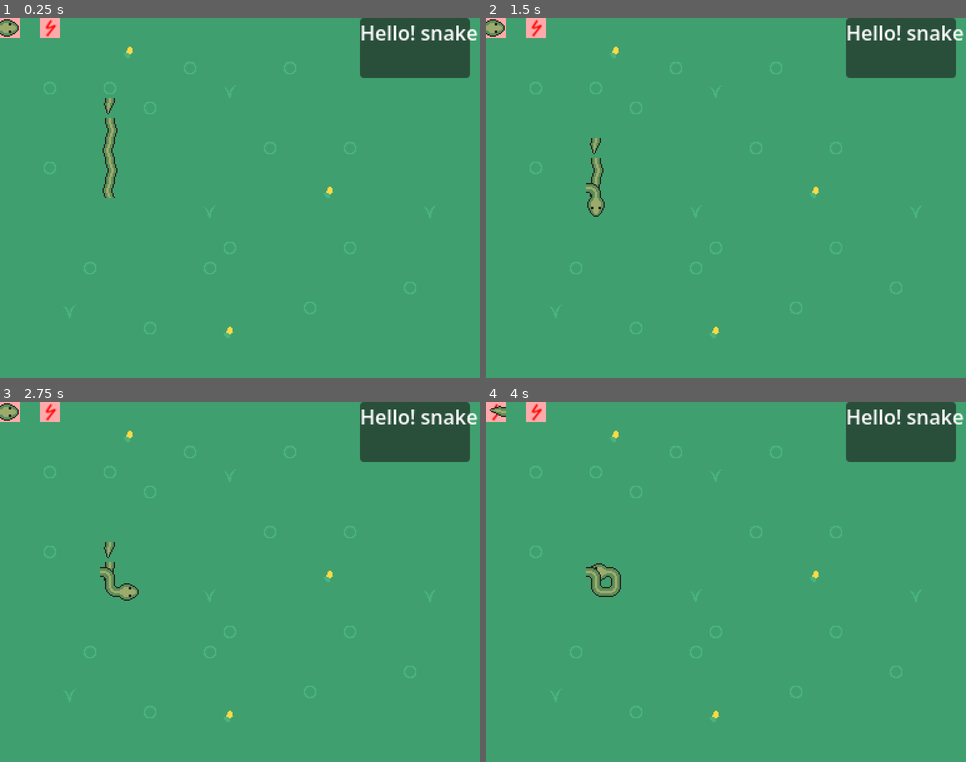
Above: before the commit, frames 1-4 (two rows, left to right).
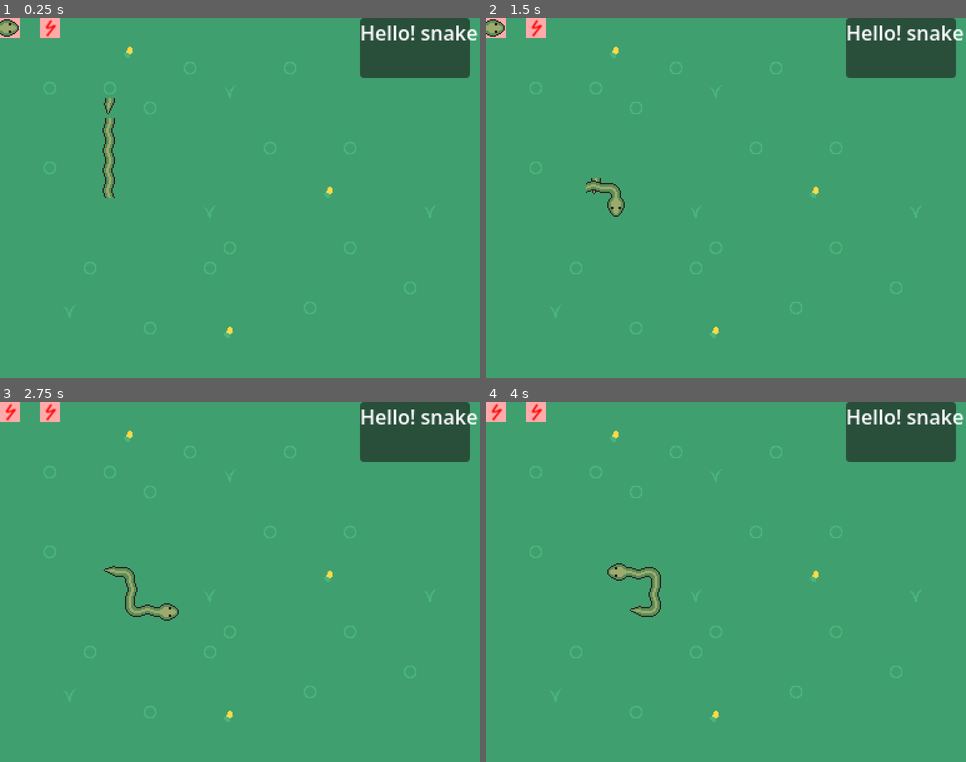
Above: after the commit, the same moments.

Repository: kalgynirae/ld59
Game: Godot game, scene res://scenes/game.tscn
Two runs of this game, one before a commit and one after it. Both use one fixed random seed, a clock stepped at 60 frames per second and the inputs below.
Inputs:
- Up to frame 1 (0.25 s): no input
- Up to frame 2 (1.5 s): tap Enter at 0.5 s; hold L (move_right) 0.53-1.28 s; tap E (extend, bound only after the commit) at 0.6 s; tap R (retract, bound only after the commit) at 0.8, 1.35 s; tap Space at 1.25 s; hold J (move_down) from 1.28 s (still down)
- Up to frame 3 (2.75 s): tap E (extend, bound only after the commit) at 1.55, 2.1 s; tap Enter at 2 s; release J (move_down) at 2.03 s; hold L (move_right) from 2.03 s (still down); tap R (retract, bound only after the commit) at 2.3 s
- Up to frame 4 (4 s): tap Space at 2.75 s; release L (move_right) at 2.78 s; hold K (move_up) 2.78-3.53 s; tap R (retract, bound only after the commit) at 2.85, 3.8 s; tap E (extend, bound only after the commit) at 3.05, 3.6 s; tap Enter at 3.5 s; hold H (move_left) from 3.53 s (still down)

The runs differ from the first frame. In frame 1, 0.2% of the frame differs, in the area x 21-25%, y 29-45%; in frame 2, 0.7%; in frame 3, 1.1%, in the area x 0-38%, y 0-61%; in frame 4, 1.1%.

Commit message:
Extend and retract (E and R keys for now)

Diff:
--- a/project.godot
+++ b/project.godot
@@ -47,6 +47,16 @@
 , Object(InputEventKey,"resource_local_to_scene":false,"resource_name":"","device":0,"window_id":0,"alt_pressed":false, …(185 unchanged characters)…
 ]
 }
+extend={
+"deadzone": 0.2,
+"events": [Object(InputEventKey,"resource_local_to_scene":false,"resource_name":"","device":-1,"window_id":0,"alt_pressed":false,"shift_pressed":false,"ctrl_pressed":false,"meta_pressed":false,"pressed":false,"keycode":69,"physical_keycode":0,"key_label":0,"unicode":101,"location":0,"echo":false,"script":null)
+]
+}
+retract={
+"deadzone": 0.2,
+"events": [Object(InputEventKey,"resource_local_to_scene":false,"resource_name":"","device":-1,"window_id":0,"alt_pressed":false,"shift_pressed":false,"ctrl_pressed":false,"meta_pressed":false,"pressed":false,"keycode":82,"physical_keycode":0,"key_label":0,"unicode":114,"location":0,"echo":false,"script":null)
+]
+}
 
 [physics]
 
--- a/scenes/game.tscn
+++ b/scenes/game.tscn
@@ -2,7 +2,6 @@
 
 [ext_resource type="PackedScene" uid="uid://duxa8pgyfq7m" path="res://scenes/map.tscn" id="1_uwrxv"]
 [ext_resource type="Script" uid="uid://8qlcklp0mepa" path="res://scenes/game.gd" id="1_yqjtg"]
-[ext_resource type="Texture2D" uid="uid://ct6yoppgmyo12" path="res://images/tilesheet_complete.png" id="2_lbhrr"]
 
 [node name="Game" type="Node2D" unique_id=1500510972]
 texture_filter = 1
--- a/scenes/map.gd
+++ b/scenes/map.gd
@@ -23,3 +23,7 @@
 		$Snake.move("down")
 	if Input.is_action_just_pressed("move_up"):
 		$Snake.move("up")
+	if Input.is_action_just_pressed("extend"):
+		$Snake.extend($Snake.head_direction())
+	if Input.is_action_just_pressed("retract"):
+		$Snake.retract()
--- a/scenes/snake.gd
+++ b/scenes/snake.gd
@@ -6,6 +6,9 @@
 var SnakePartScene = preload("res://scenes/snake_part.tscn")
 
 var Part = SnakePart.Part
+
+func head_direction() -> String:
+	return parts[0].direction
 
 func start_at(loc: Vector2i, dir: String):
 	gridlocs.append(loc)
@@ -17,7 +20,6 @@
 
 func add_part():
 	assert(parts.size() > 0)
-	var old_tail = parts[-1]
 	var newloc = GridLoc.move(gridlocs[-1], parts[-1].direction)
 	gridlocs.append(newloc)
 	var new = SnakePartScene.instantiate()
@@ -26,12 +28,18 @@
 	new.move_to(newloc)
 	new.set_direction(parts[-1].direction)
 	new.set_part(Part.TAIL)
+	if parts.size() > 2:
+		parts[-2].set_part(Part.BODY_1)
 
-	if parts.size() > 2:
-		if parts[-3].current_part == Part.BODY_1:
-			parts[-2].set_part(Part.BODY_2)
-		else:
-			parts[-2].set_part(Part.BODY_1)
+func extend(direction: String):
+	add_part()
+	move(direction)
+
+func retract():
+	if parts.size() > 3:
+		gridlocs.pop_back()
+		parts.pop_back().queue_free()
+		update_tail()
 
 func move(direction: String):
 	assert(parts.size() > 0)
@@ -88,9 +96,9 @@
 				part.set_part(Part.CORNER, true)
 			elif loc.x > after.x:
 				part.set_part(Part.CORNER, false)
+	update_tail()
 
-
-	# parts[-1] is now the tail
+func update_tail() -> void:
 	if parts.size() > 1:
 		parts[-1].set_part(Part.TAIL)
 
